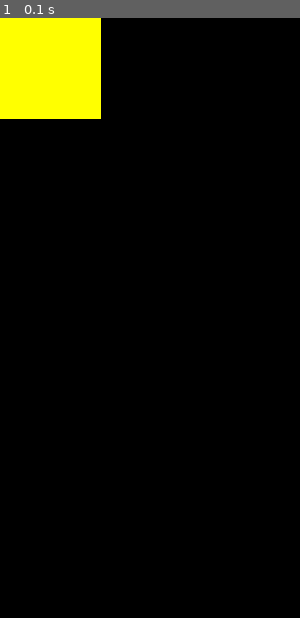
Above: before the commit, frame 1.
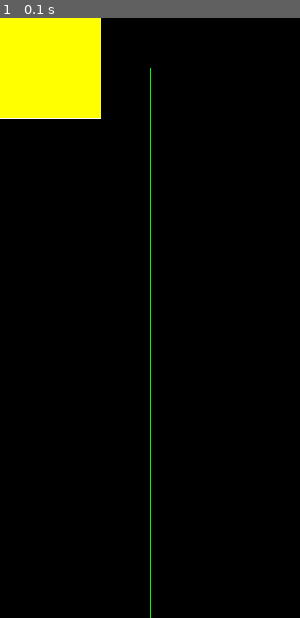
Above: after the commit, the same moment.

Repository: TKC002/pygame_practice
Game: pygame game, started from polygon_test.py
Two runs of this game, one before a commit and one after it. Both use one fixed random seed, a clock stepped at 60 frames per second and the inputs below.
Inputs:
- Up to frame 1 (0.1 s): no input

The runs differ from the first frame. In frame 1, 0.4% of the frame differs, in the area x 0-51%, y 8-100%.

Commit message:
Program to determine if a polygon contains a point

Diff:
--- a/lib/shape/polygon.py
+++ b/lib/shape/polygon.py
@@ -1,4 +1,6 @@
 from .shape import Shape
+from .segment import Segment
+from ..util.util import *
 import pygame
 
 class Polygon(Shape):
@@ -9,6 +11,13 @@
         self.color = color
         self.vertices = [list(vertice) for vertice in vertices]
         self.n = len(vertices)
+        self.edges=[]
+
+        for i in range(self.n):
+            current = self.vertices[i]
+            next = self.vertices[(i+1)%self.n]
+            edge = Segment(self.screen, self.color, [current, next])
+            self.edges.append(edge)
 
     def area(self):
         tmp = 0
@@ -23,3 +32,17 @@
 
     def draw(self):
         pygame.draw.polygon(surface=self.screen, color=self.color, points=self.vertices)
+
+    def contain(self, point):
+        seg = Segment(None, None, [point, (point[0],65535)])
+        cross_num=0
+        for i in range(self.n):
+            if self.edges[i].contain(point):
+                return True
+            if self.edges[i].cross(seg):
+                print(i)
+                cross_num+=1
+        if cross_num%2==1:
+            return True
+        else:
+            return False
--- /dev/null
+++ b/lib/shape/segment.py
@@ -0,0 +1,42 @@
+from .shape import Shape
+from ..util.util import *
+import pygame
+import math
+
+class Segment(Shape):
+    def __init__(self, screen, color, vertices):
+        self.screen = screen
+        self.color = color
+        self.s = vertices[0] # A
+        self.e = vertices[1] # B
+
+        self.length = math.sqrt((self.e[0]-self.s[0])**2+(self.e[1]-self.s[1])**2)
+
+    def area(self):
+        return 0
+
+    def draw(self):
+        pygame.draw.line(surface=self.screen, color=self.color, start_pos=self.s, end_pos=self.e)
+
+    def cross(self, seg):
+        # determin whether two segments cross
+        tc0 = (self.e[0]-self.s[0])*(seg.s[1]-self.s[1])-(seg.s[0]-self.s[0])*(self.e[1]-self.s[1])
+        tc1 = (self.e[0]-self.s[0])*(seg.e[1]-self.s[1])-(seg.e[0]-self.s[0])*(self.e[1]-self.s[1])
+        tc2 = (seg.e[0]-seg.s[0])*(self.s[1]-seg.s[1])-(self.s[0]-seg.s[0])*(seg.e[1]-seg.s[1])
+        tc3 = (seg.e[0]-seg.s[0])*(self.e[1]-seg.s[1])-(self.e[0]-seg.s[0])*(seg.e[1]-seg.s[1])
+
+        if tc0*tc1 <= 0 and tc2*tc3<=0:
+            return True
+        else:
+            return False
+
+    def contain(self, point):
+        vec = [self.e[0]-self.s[0], self.e[1]-self.s[1]] # B-A
+        point_vec = [point[0]-self.s[0], point[1]-self.s[1]] # P-A
+
+        point_vec_length = math.sqrt(point_vec[0]**2+point_vec[1]**2)
+
+        if inner_product(vec, point_vec) == self.length*point_vec_length:
+            if self.length >= point_vec_length:
+                return True
+        return False
--- a/lib/shape/shape.py
+++ b/lib/shape/shape.py
@@ -8,3 +8,7 @@
     @abstractmethod
     def draw(self):
         pass
+
+    @abstractmethod
+    def contain(self, point):
+        pass
--- /dev/null
+++ b/lib/util/util.py
@@ -0,0 +1,31 @@
+def inner_product(vec1, vec2):
+    n = len(vec1)
+    if len(vec2) != n:
+        print('vector1 and vector2 must be same length.')
+        return False
+    res = 0
+    for e1, e2 in zip(vec1, vec2):
+        res += e1*e2
+    return res
+
+def cross_product(vec1, vec2):
+    n = len(vec1)
+    if len(vec2) != n:
+        print('vector1 and vector2 must be same length.')
+        return False
+    if n == 2:
+        tmp1 = vec1
+        tmp1.append(0)
+        tmp2 = vec2
+        tmp2.append(0)
+    res = [0,0,0]
+    res[0]=vec1[1]*vec2[2]-vec1[2]*vec2[1]
+    res[1]=vec1[2]*vec2[0]-vec1[0]*vec2[2]
+    res[2]=vec1[0]*vec2[1]-vec1[1]*vec2[0]
+
+    return res
+
+def on_segment(point, seg):
+    tmp_seg = [seg[0], point]
+    vec = [seg[1][0]-seg[0][0], seg[1][1]-seg[0][1]] # B-A
+    tmp_vec = [tmp_seg[1][0]-tmp_seg[0][0], tmp_seg[1][1]-tmp_seg[0][1]] # P-A
--- a/polygon_test.py
+++ b/polygon_test.py
@@ -3,13 +3,13 @@
 import pygame
 import time
 
+WIDTH, HEIGHT = 300,600
+
+
 pygame.init()
-WIDTH, HEIGHT = 300,600
 
 screen = pygame.display.set_mode((WIDTH, HEIGHT))
 pygame.display.set_caption("Test")
-
-
 
 vertices=[
     (0,0),
@@ -20,7 +20,14 @@
 
 p = Polygon(screen=screen, color=YELLOW, vertices=vertices)
 
+seg1 = Segment(screen, WHITE, [[0,100],[100,100]])
+seg2 = Segment(screen, GREEN, [[150,50],[150,65535]])
+
 print(p.area())
+print(p.contain([50, 50]))
+print(p.contain([150, 50]))
+print(p.contain([0,50]))
+print(p.edges[0].contain([0,0]))
 
 running = True
 while running:
@@ -30,4 +37,6 @@
     screen.fill((0, 0, 0))
 
     p.draw()
+    seg1.draw()
+    seg2.draw()
     pygame.display.flip()
